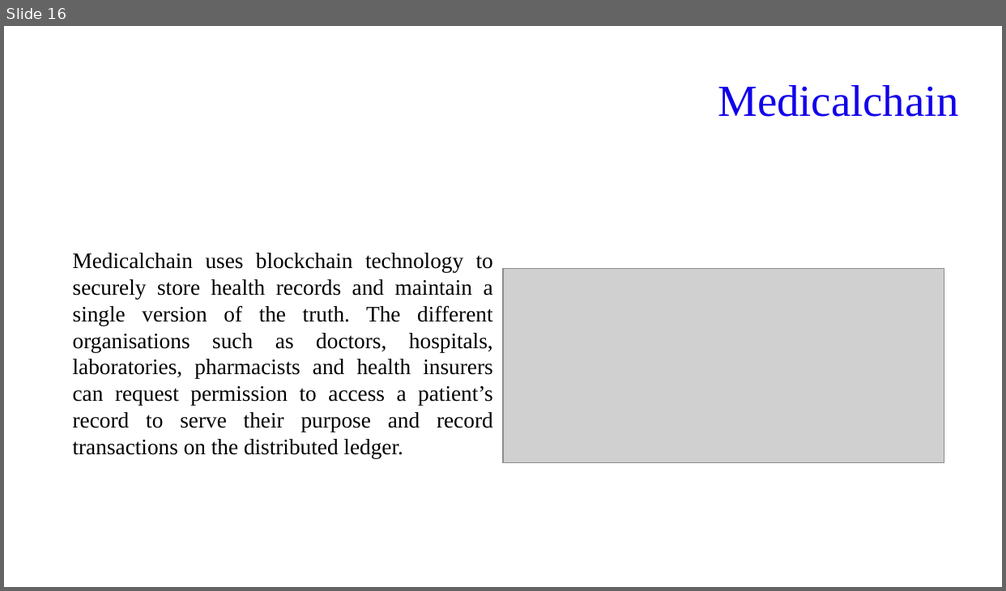
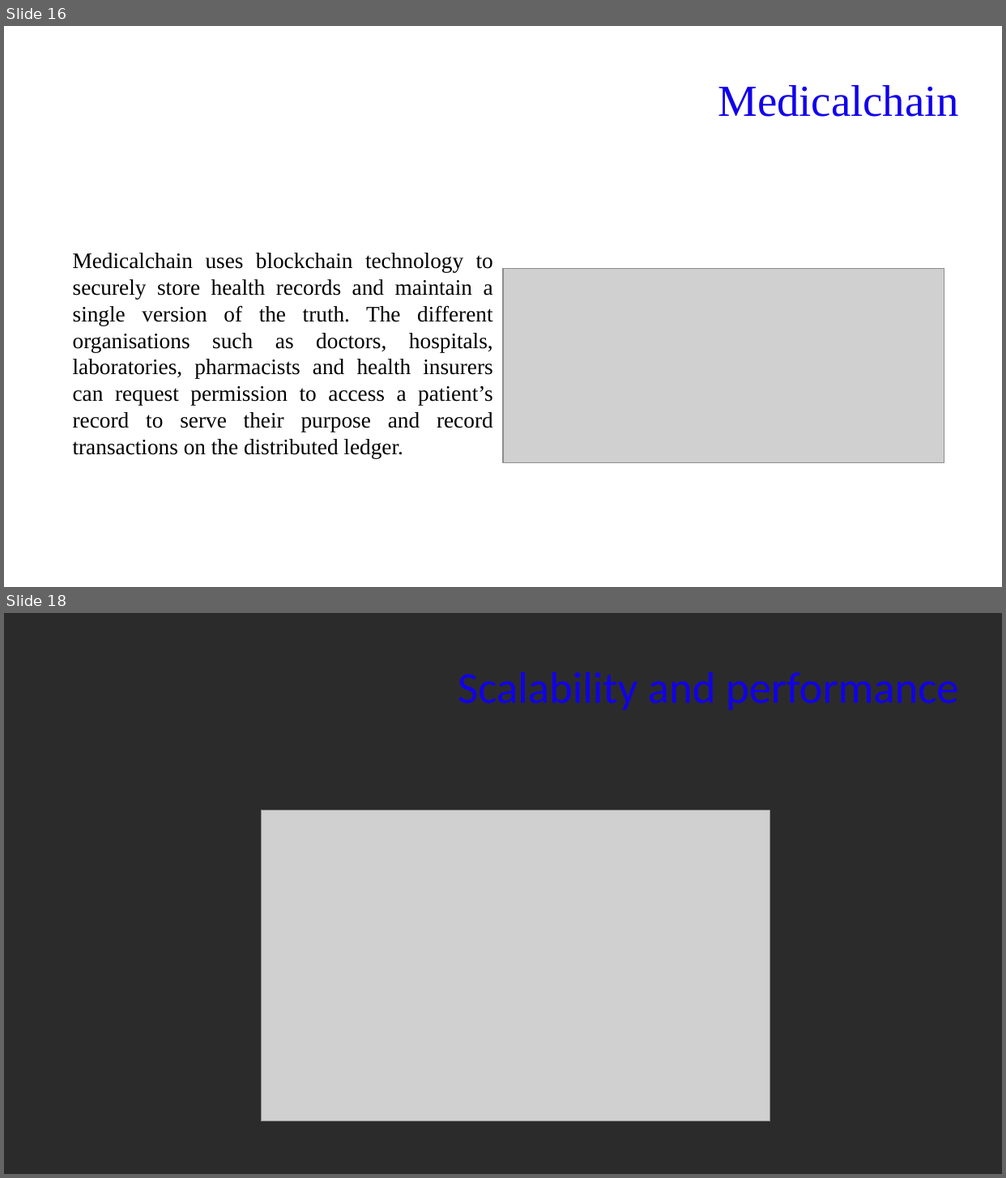
Before and after one commit to FIVIL/KtuPresentation, a slide deck: Blockchain 101.pptx. Shown one above the other, each under a label of ours: slide 16 before the commit, slides 16 and 18 after it; the slides between them are not shown. The pictures are 1006x591 and 1006x1178 pixels, drawn with LibreOffice and Linux fonts; fonts in the diff are those of the drawing; grey boxes stand for pictures; background and template pictures are left out; a plain dark background stands for a picture behind light text. Boxes give left, top, right and bottom in pixels: in the first picture for what was removed or moved away, otherwise in the second. Text is boxed around its words. In the diff, an @@ line names an element or a change of style, - is before the commit and + after.

```diff
--- a/Blockchain 101.pptx
+++ b/Blockchain 101.pptx
@@ slide 18 added at (x1=4, y1=613, x2=1002, y2=1174), background picture (left out) @@
@@ title added at (x1=458, y1=672, x2=959, y2=710), 32 pt, text #1100EA @@
+Scalability and performance
@@ picture added at (x1=262, y1=811, x2=770, y2=1122) @@
```
Also in this commit, not shown: 1 other slide added.
